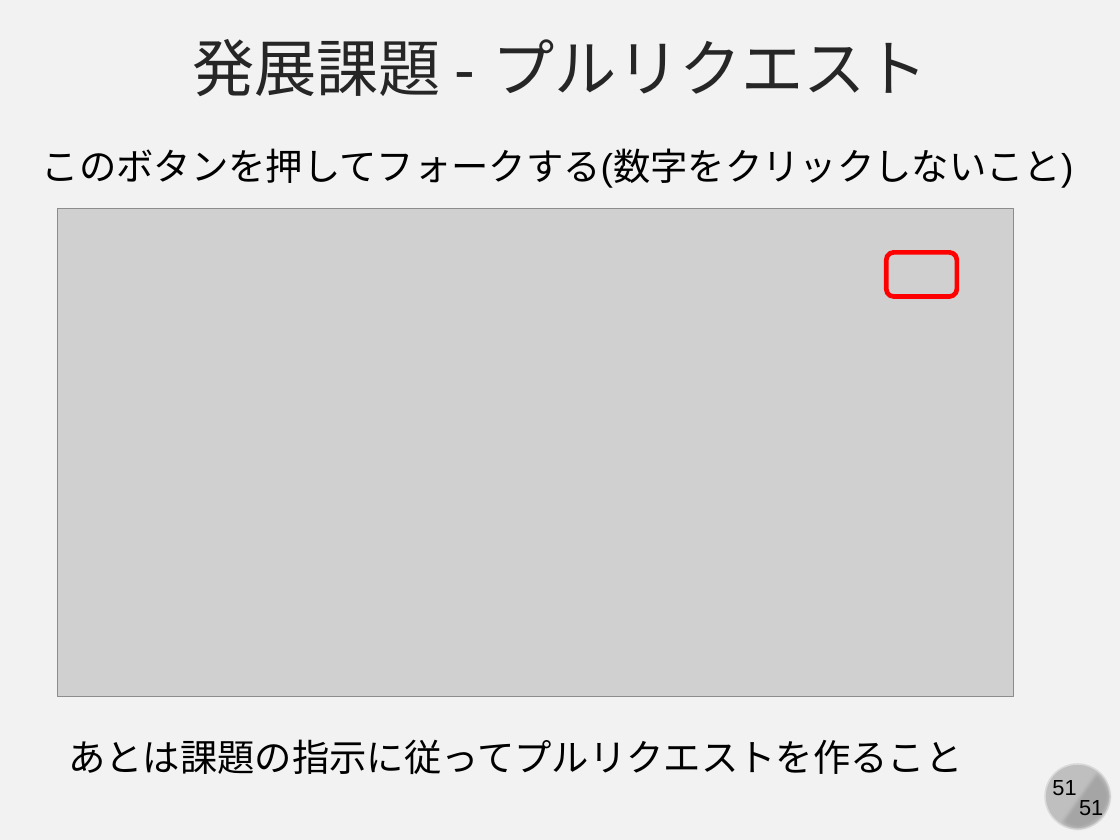
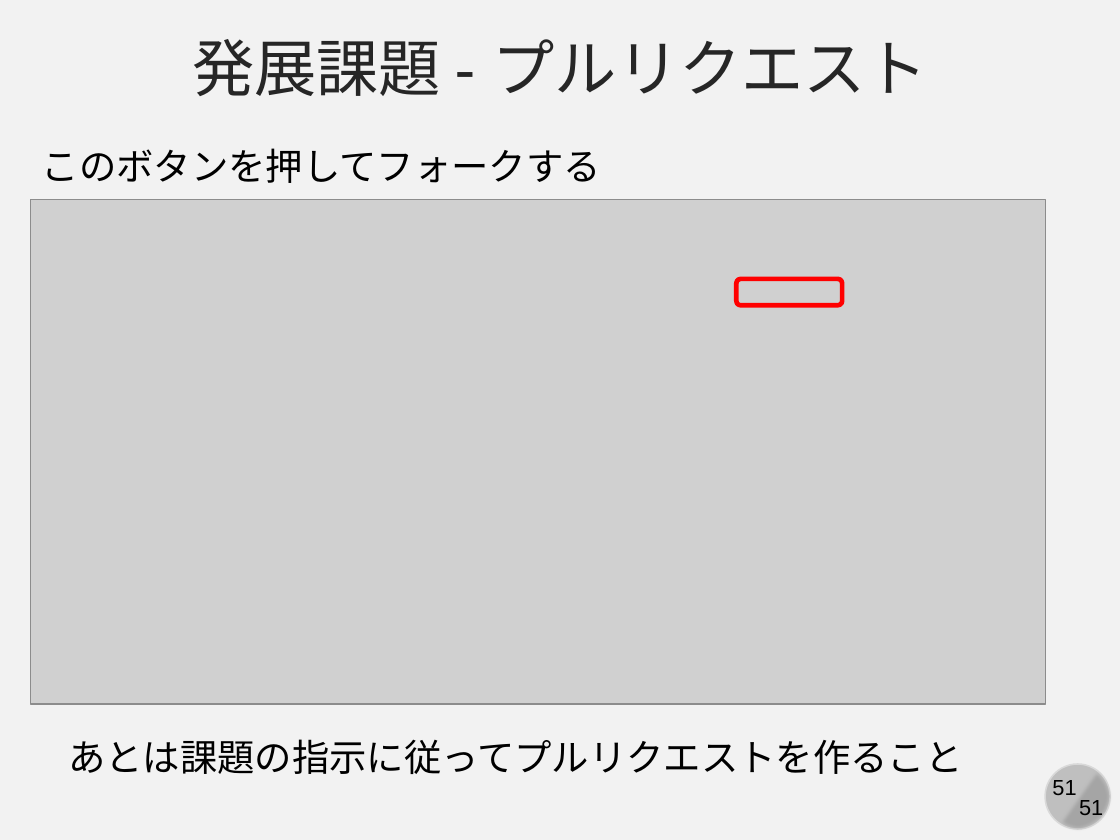
Before and after one commit to kaityo256/github, a slide deck: slide 51 of practice_github_basic/fig/slide.pptx. Drawn at 1120x840 pixels with LibreOffice and Linux fonts; fonts in the diff are those of the drawing; grey boxes stand for pictures. Boxes give left, top, right and bottom in pixels: in the first picture for what was removed or moved away, otherwise in the second. Text is boxed around its words. In the diff, an @@ line names an element or a change of style, - is before the commit and + after.

Commit message:
updates slides

```diff
--- a/practice_github_basic/fig/slide.pptx
+++ b/practice_github_basic/fig/slide.pptx
@@ text at <box>42,148,601,183</box>: text changed @@
-このボタンを押してフォークする(数字をクリックしないこと)
+このボタンを押してフォークする
@@ picture: place and size @@
-picture at <box>57,208,1014,697</box>
+picture at <box>31,199,1046,704</box>
@@ rounded rectangle: place and size @@
-rounded rectangle at <box>886,252,956,296</box>
+rounded rectangle at <box>736,279,841,306</box>
```
Also in this commit, not shown: 9 other files.
